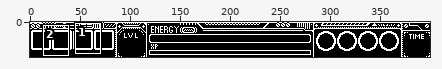
Edited in one commit: pixel-art file (aseprite/UI/UI elements/UI_layout.aseprite). Above, an overview of the earlier version with the close-up marked.
Close-up. Before the edit:
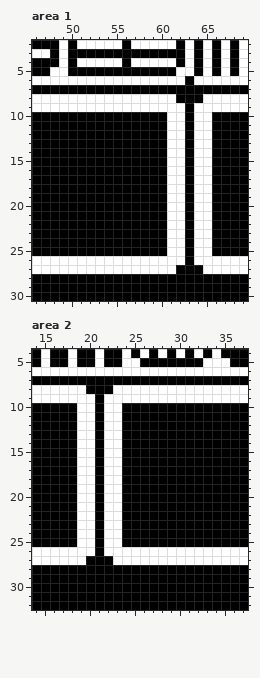
400x35 pixels, 1 frame. Shown: area 1: x 46..69, y 2..30; area 2: x 14..37, y 4..32. The commit also changed other parts of the picture, which this record leaves out.
Once edited:
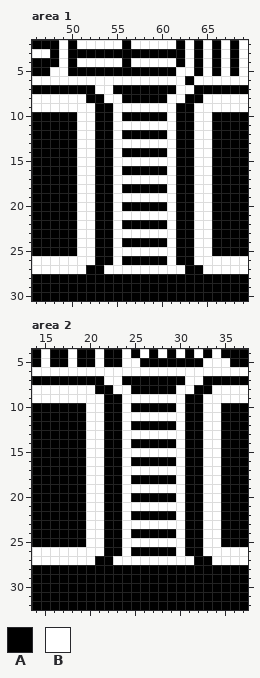
Palette (. is transparent): A #000000  B #ffffff
Diff:
Changed rows in their new state; - is an unchanged pixel.
Area 1, layers "MAIN", "BG":
first column x 51:
 7 --BB-------BB
 8 -AA--AAAAA-B-
 9 --AA-------A-
10 BB--B------A-
11 BB--BBBBBB-A-
12 BB--B------A-
13 BB--BBBBBB-A-
14 BB--B------A-
15 BB--BBBBBB-A-
16 BB--B------A-
17 BB--BBBBBB-A-
18 BB--B------A-
19 BB--BBBBBB-A-
20 BB--B------A-
21 BB--BBBBBB-A-
22 BB--B------A-
23 BB--BBBBBB-A-
24 BB--B------A-
25 BB--BBBBBB-A-
26 --AA-AAAAA-A-
27 -AA--------B-
Area 2, layers "MAIN", "BG":
first column x 19:
 7 ---BB-------BB--
 8 -B----AAAAA--AA-
 9 --BAA-------AA--
10 A-BAAB-----B--BB
11 A-BAABBBBBBB--BB
12 A-BAAB-----B--BB
13 A-BAABBBBBBB--BB
14 A-BAAB-----B--BB
15 A-BAABBBBBBB--BB
16 A-BAAB-----B--BB
17 A-BAABBBBBBB--BB
18 A-BAAB-----B--BB
19 A-BAABBBBBBB--BB
20 A-BAAB-----B--BB
21 A-BAABBBBBBB--BB
22 A-BAAB-----B--BB
23 A-BAABBBBBBB--BB
24 A-BAAB-----B--BB
25 A-BAABBBBBBB--BB
26 --BAA-AAAAA-AA--
27 -B-----------AA-
